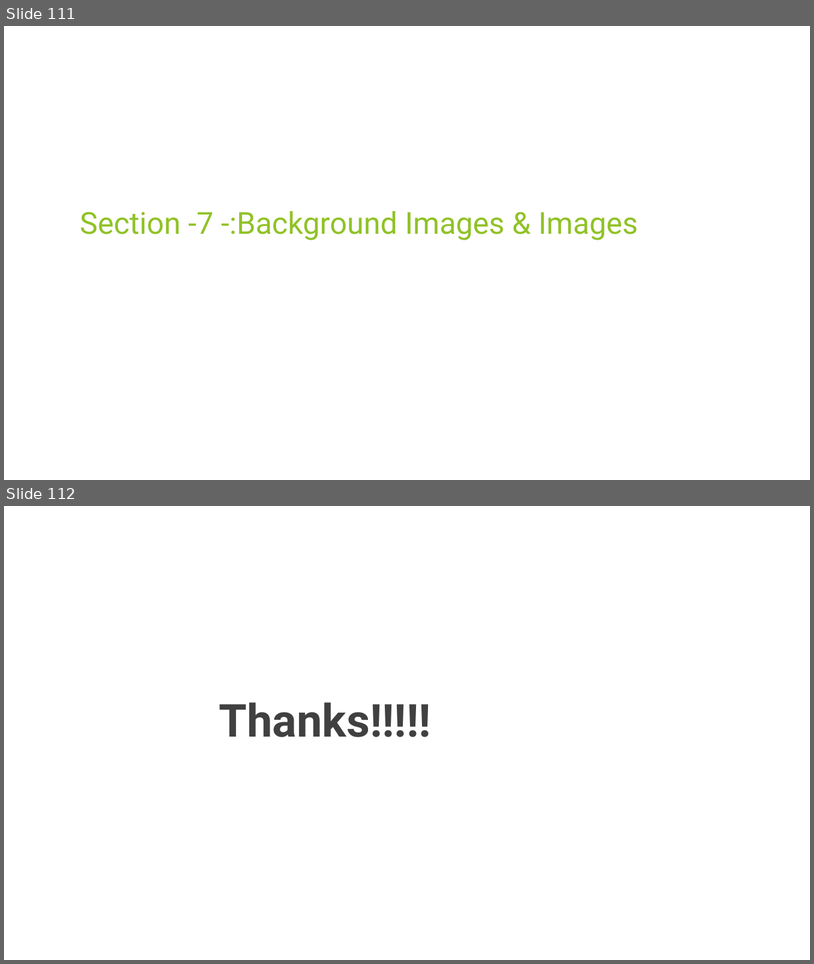
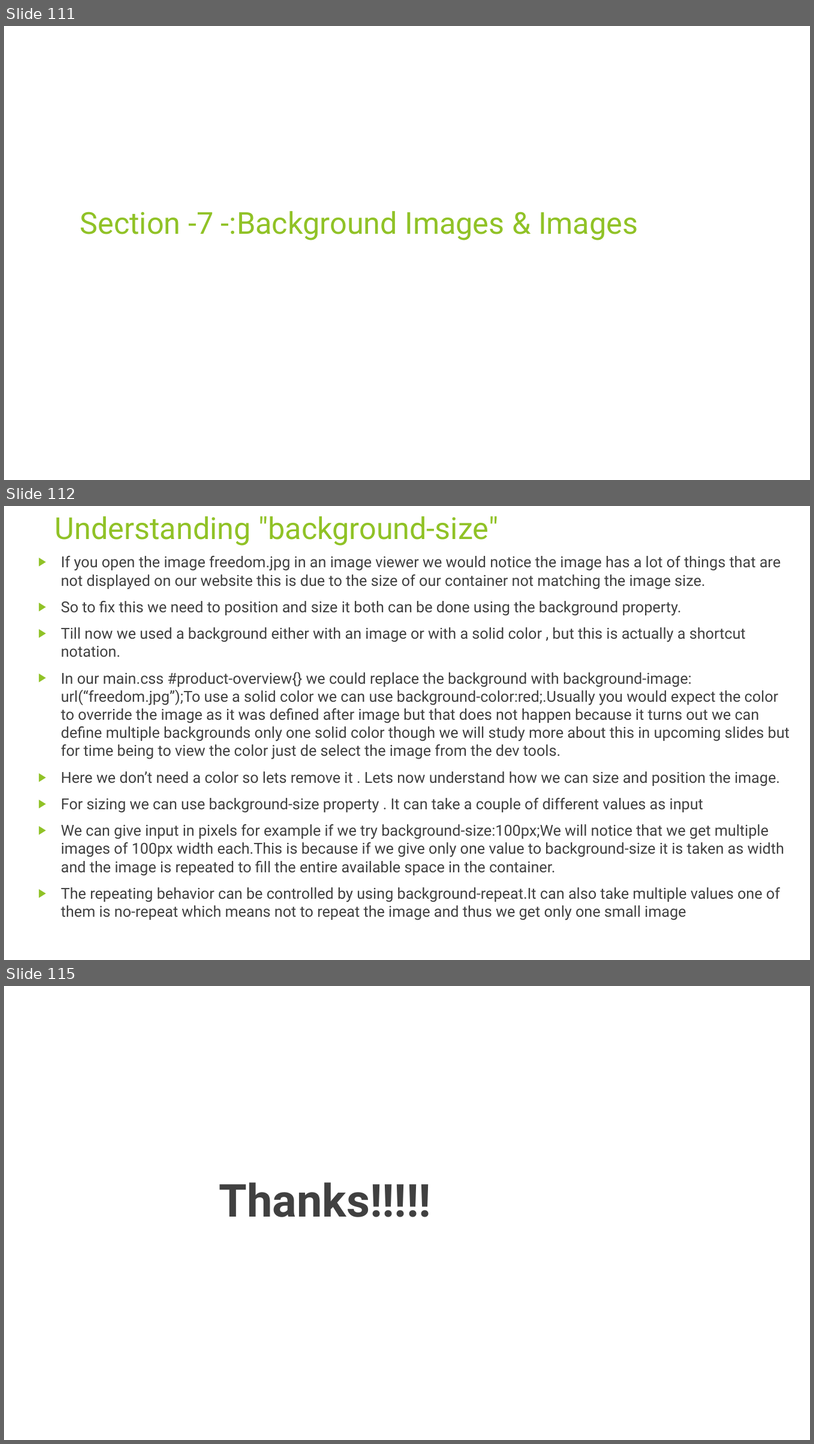
Before and after one commit to rudhrainfogain/CSS, a slide deck: PPT/Css-v7.pptx. Shown one above the other, each under a label of ours: slides 111 and 112 before the commit, slides 111, 112 and 115 after it; the slides between them are not shown. The pictures are 814x964 and 814x1444 pixels, drawn with LibreOffice and Linux fonts; fonts in the diff are those of the drawing. Boxes give left, top, right and bottom in pixels: in the first picture for what was removed or moved away, otherwise in the second. Text is boxed around its words. In the diff, an @@ line names an element or a change of style, - is before the commit and + after.

Commit message:
BackgroundSize

```diff
--- a/PPT/Css-v7.pptx
+++ b/PPT/Css-v7.pptx
@@ slide 112 added at bbox=[4, 506, 810, 960], background #FFFFFF @@
@@ title added at bbox=[55, 516, 498, 546], 36 pt, text #90C226 @@
+Understanding "background-size"
@@ text added at bbox=[61, 556, 790, 920], 18 pt, text #404040 @@
+▶ If you open the image freedom.jpg in an image viewer we would notice the image has a lot of things that are not displayed on our website this is due to the size of our container not matching the image size.
+▶ So to fix this we need to position and size it both can be done using the background property.
+▶ Till now we used a background either with an image or with a solid color , but this is actually a shortcut notation.
+▶ In our main.css #product-overview{} we could replace the background with background-image: url(“freedom.jpg”);To use a solid color we can use background-color:red;.Usually you would expect the color to override the image as it was defined after image but that does not happen because it turns out we can define multiple backgrounds only one solid color though we will study more about this in upcoming slides but for time being to view the color just de select the image from the dev tools.
+▶ Here we don’t need a color so lets remove it . Lets now understand how we can size and position the image.
+▶ For sizing we can use background-size property . It can take a couple of different values as input
+▶ We can give input in pixels for example if we try background-size:100px;We will notice that we get multiple images of 100px width each.This is because if we give only one value to background-size it is taken as width and the image is repeated to fill the entire available space in the container.
+▶ The repeating behavior can be controlled by using background-repeat.It can also take multiple values one of them is no-repeat which means not to repeat the image and thus we get only one small image
@@ what was slide 112 is now slide 115 @@
```
Also in this commit, not shown: 2 other slides added, 1 other file.
